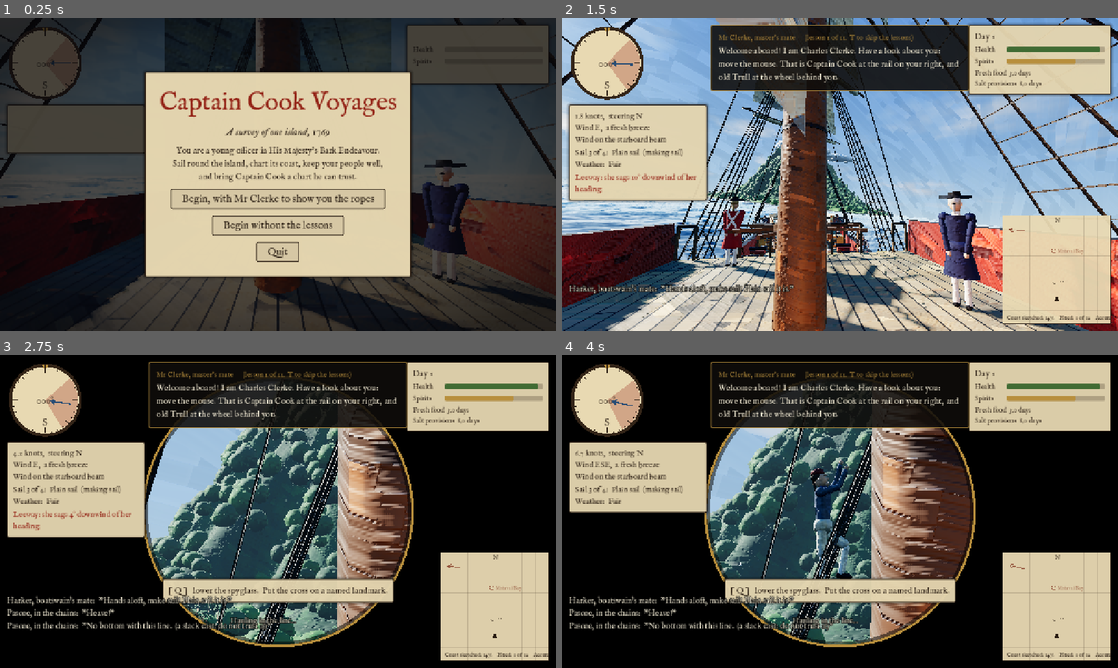
Above: before the commit, frames 1-4 (two rows, left to right).
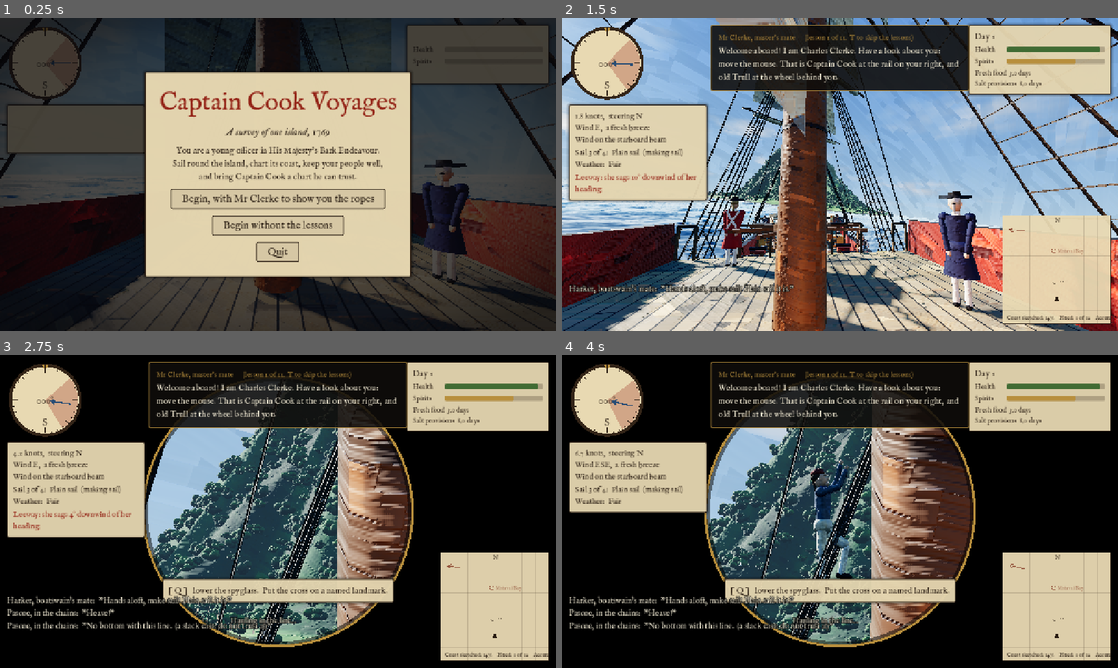
Above: after the commit, the same moments.

Repository: perkinscole/captain_cook
Game: Godot game, scene res://main.tscn
Same seed, same stepped clock (60 frames per second), same inputs: the game is played once before the commit and once after it.
Inputs (mouse positions are in pixels of both pictures, inside the frame that each line leads up to):
- Up to frame 1 (0.25 s): no input
- Up to frame 2 (1.5 s): click "Begin, with Mr Clerke to show…" at 0.5 s; tap Enter at 1.25 s; move the mouse to (867, 174) at 1.27 s; hold Up from 1.28 s (still down); tap P at 1.35 s
- Up to frame 3 (2.75 s): keep holding Up; tap Space at 1.52, 1.82, 2.27, 2.57 s; move the mouse to (250, 511) at 2.02 s; tap Q at 2.1 s
- Up to frame 4 (4 s): keep holding Up; move the mouse to (851, 505) at 2.77 s; tap F at 2.85 s; move the mouse to (834, 517) at 3.52 s; tap E at 3.6 s; tap Space at 3.77 s

The runs differ from the first frame. In frame 1, less than 0.1% of the frame differs, in the area x 37-39%, y 10-16%; in frame 2, 0.8%; in frame 3, 6.2%, in the area x 26-61%, y 23-93%; in frame 4, 5.1%.

Commit message:
Give the island form: shaded valleys, real trees, houses, soft smoke
Remove the cloud blobs on the peak. Deepen valleys and crags and paint
shadow into valleys and light onto ridge crests. Replace ball trees with
smaller clumped crowns that are darker beneath, far more of them, and
put grove trees on trunks. Build houses with pitched thatch roofs. Give
smoke and spray soft round puffs. Keep directional light and cloud
structure in a squall, and lay the dab filter only partly over the image.

Co-Authored-By: Claude Fable 5.2 <noreply@anthropic.com>
Claude-Session: https://claude.ai/code/session_01G38nkShD9pJZjTbbVyrU2i

Diff:
--- a/scripts/atmosphere.gd
+++ b/scripts/atmosphere.gd
@@ -9,7 +9,7 @@
 const FAIR_ZENITH := Color(0.13, 0.36, 0.78)
 const FAIR_HORIZON := Color(0.62, 0.80, 0.95)
 const FOUL_ZENITH := Color(0.08, 0.10, 0.13)
-const FOUL_HORIZON := Color(0.34, 0.36, 0.37)
+const FOUL_HORIZON := Color(0.46, 0.49, 0.51)
 const LOW_SUN := Color(1.0, 0.88, 0.70)
 const HIGH_SUN := Color(1.0, 0.97, 0.90)
 
@@ -85,17 +85,18 @@
 	# day, warmer and cooler by turns.
 	var height := 0.5 + 0.5 * sin(TAU * day_part)
 	_sun.light_color = LOW_SUN.lerp(HIGH_SUN, height)
-	_sun.light_energy = lerpf(1.6, 0.25, gloom)
+	# Even under a squall some light comes from one side, or nothing has form.
+	_sun.light_energy = lerpf(1.6, 0.6, gloom)
 
 	horizon = FAIR_HORIZON.lerp(LOW_SUN, 0.08 * (1.0 - height)).lerp(FOUL_HORIZON, gloom)
 	var blow := Compass.to_vector(wind_from) * -0.013
 	_sky_mat.set_shader_parameter("zenith", FAIR_ZENITH.lerp(FOUL_ZENITH, gloom))
 	_sky_mat.set_shader_parameter("horizon", horizon)
-	_sky_mat.set_shader_parameter("coverage", lerpf(0.45, 0.92, gloom))
+	_sky_mat.set_shader_parameter("coverage", lerpf(0.45, 0.8, gloom))
 	_sky_mat.set_shader_parameter("cloud_shade",
 			Color(0.55, 0.61, 0.74).lerp(Color(0.14, 0.15, 0.18), gloom))
 	_sky_mat.set_shader_parameter("cloud_lit",
-			Color(1.0, 0.98, 0.94).lerp(Color(0.45, 0.46, 0.48), gloom))
+			Color(1.0, 0.98, 0.94).lerp(Color(0.58, 0.60, 0.63), gloom))
 	_sky_mat.set_shader_parameter("drift", blow)
 	_sky_mat.set_shader_parameter("cloud_time", _cloud_time)
 
@@ -106,4 +107,4 @@
 	_env.volumetric_fog_albedo = horizon.lerp(Color(1.0, 1.0, 1.0), 0.3)
 	_env.volumetric_fog_density = lerpf(0.0003, 0.014, thick) * (1.0 - 0.8 * shelter)
 	_env.volumetric_fog_sky_affect = lerpf(0.1, 1.0, thick)
-	_env.ambient_light_energy = lerpf(0.8, 0.1, shelter)
+	_env.ambient_light_energy = lerpf(lerpf(0.8, 0.5, gloom), 0.1, shelter)
--- a/scripts/deck_effects.gd
+++ b/scripts/deck_effects.gd
@@ -21,6 +21,7 @@
 	white.shading_mode = BaseMaterial3D.SHADING_MODE_UNSHADED
 	white.billboard_mode = BaseMaterial3D.BILLBOARD_PARTICLES
 	white.billboard_keep_scale = true
+	white.albedo_texture = Paint.soft_dot()
 
 	var drop := QuadMesh.new()
 	drop.size = Vector2(0.45, 0.45)
--- a/scripts/island.gd
+++ b/scripts/island.gd
@@ -24,7 +24,7 @@
 const PALMS := 340
 const GROVE_TREES := 260
 const LANDMARK_EVERY := 15  ## one landmark every 15 coast points (30 degrees)
-const TREES := 2600
+const TREES := 4200
 const WATERFALL_SHADER := preload("res://shaders/waterfall.gdshader")
 const SURF_SHADER := preload("res://shaders/surf.gdshader")
 ## The island is a stand-in for Tahiti: the shape is made up, not the real
@@ -50,7 +50,6 @@
 var _noise: FastNoiseLite
 var _trunk_mesh: CylinderMesh
 var _crown_mesh: ArrayMesh
-var _clouds: Node3D
 var _bark: ShaderMaterial
 var _fronds: ShaderMaterial
 var _radii := PackedFloat32Array()
@@ -122,12 +121,6 @@
 	_build_waterfalls()
 	_build_villages(noise_seed)
 	_build_fort()
-	_build_peak_clouds()
-
-
-func _process(delta: float) -> void:
-	if _clouds != null:
-		_clouds.rotation.y += delta * 0.008   # the cloud on the peak drifts round it
 
 
 ## How deeply the land is cut by valleys along a bearing: near 0 on the
@@ -154,8 +147,10 @@
 	var m := _climb(t)
 	# Ridges and valleys radiate from the middle. They are deepest halfway up.
 	var carve := smoothstep(0.0, 0.3, _valley(a)) * sin(PI * clampf(m * 1.15, 0.0, 1.0))
-	var crags := 1.0 + 0.3 * _noise.get_noise_2d(x * 2.4 + 900.0, z * 2.4) * m
-	var h := 11.0 + PEAK_HEIGHT * pow(m, 1.2) * (1.0 - 0.6 * carve) * crags
+	# Broken ground: big crags, and smaller ones on top of them.
+	var crags := 1.0 + (0.4 * _noise.get_noise_2d(x * 2.4 + 900.0, z * 2.4)
+			+ 0.16 * _noise.get_noise_2d(x * 7.0, z * 7.0 + 300.0)) * m
+	var h := 11.0 + PEAK_HEIGHT * pow(m, 1.2) * (1.0 - 0.78 * carve) * crags
 	# A second, lower summit to one side, so the skyline is not a single cone.
 	var second := Vector2(cos(2.2), sin(2.2)) * BASE_RADIUS * 0.42
 	var off := Vector2(x, z).distance_to(second) / (BASE_RADIUS * 0.2)
@@ -300,23 +295,27 @@
 	return mesh
 
 
-## Forest on the mountain sides and breadfruit groves on the plain: many
-## tree crowns drawn as one batch.
+## Forest on the mountain sides and breadfruit groves on the plain. Each
+## tree is a clump of foliage, darker underneath; the grove trees stand on
+## trunks. All of them are drawn in batches.
 func _build_forest(forest_seed: int) -> void:
 	var rng := RandomNumberGenerator.new()
 	rng.seed = forest_seed + 7
-	var crown := SphereMesh.new()
-	crown.radius = 1.0
-	crown.height = 1.7
-	crown.radial_segments = 6
-	crown.rings = 3
-	crown.material = Paint.material(Color(1.0, 1.0, 1.0), 0.4, 0.8)
-
-	var batch := MultiMesh.new()
-	batch.transform_format = MultiMesh.TRANSFORM_3D
-	batch.use_colors = true
-	batch.mesh = crown
-	batch.instance_count = TREES + GROVE_TREES
+	var foliage := _clump_mesh()
+	var leaves := Paint.material(Color(1.0, 1.0, 1.0), 0.4, 0.8)
+	leaves.set_shader_parameter("shade_below", 0.55)
+	leaves.set_shader_parameter("variation", 0.22)
+	foliage.surface_set_material(0, leaves)
+
+	var crowns := MultiMesh.new()
+	crowns.transform_format = MultiMesh.TRANSFORM_3D
+	crowns.use_colors = true
+	crowns.mesh = foliage
+	crowns.instance_count = TREES + GROVE_TREES
+	var trunks := MultiMesh.new()
+	trunks.transform_format = MultiMesh.TRANSFORM_3D
+	trunks.mesh = _trunk_mesh
+	trunks.instance_count = GROVE_TREES
 	for n in TREES + GROVE_TREES:
 		var grove := n >= TREES
 		var a := rng.randf_range(0.0, TAU)
@@ -330,18 +329,45 @@
 			a += 0.3
 		var r := coast_radius(a) * t
 		var world := Vector2(position.x + cos(a) * r, position.z + sin(a) * r)
-		var size := rng.randf_range(5.0, 8.5) if grove else rng.randf_range(3.5, 7.5)
-		var at := Vector3(cos(a) * r, surface_height(world) + size * 0.45, sin(a) * r)
-		var shape := Basis.from_scale(Vector3(size, size * rng.randf_range(0.8, 1.3), size))
-		batch.set_instance_transform(n, Transform3D(shape, at))
+		var ground := surface_height(world)
+		var size := rng.randf_range(2.6, 3.8) if grove else rng.randf_range(2.0, 4.2)
+		var lift := rng.randf_range(3.5, 5.0) if grove else size * 0.35
+		var shape := Basis.from_euler(Vector3(0.0, rng.randf_range(0.0, TAU), 0.0)) \
+				* Basis.from_scale(Vector3(size, size * rng.randf_range(0.75, 1.15), size))
+		crowns.set_instance_transform(n, Transform3D(shape,
+				Vector3(cos(a) * r, ground + lift, sin(a) * r)))
 		var green := rng.randf_range(0.0, 1.0)
-		var leaf := Color(0.09 + 0.09 * green, 0.24 + 0.14 * green, 0.09)
+		var leaf := Color(0.08 + 0.10 * green, 0.22 + 0.16 * green, 0.08 + 0.03 * green)
 		if grove:
-			leaf = Color(0.14 + 0.08 * green, 0.34 + 0.12 * green, 0.10)
-		batch.set_instance_color(n, leaf)
-	var forest := MultiMeshInstance3D.new()
-	forest.multimesh = batch
-	add_child(forest)
+			leaf = Color(0.13 + 0.10 * green, 0.32 + 0.14 * green, 0.09)
+			trunks.set_instance_transform(n - TREES, Transform3D(
+					Basis.from_scale(Vector3(0.34, lift, 0.34)),
+					Vector3(cos(a) * r, ground + lift * 0.5, sin(a) * r)))
+		crowns.set_instance_color(n, leaf)
+	for batch: MultiMesh in [crowns, trunks]:
+		var stand := MultiMeshInstance3D.new()
+		stand.multimesh = batch
+		add_child(stand)
+
+
+## The head of a tree: several rounded masses of leaves run together, so
+## that no tree is a ball.
+func _clump_mesh() -> ArrayMesh:
+	var ball := SphereMesh.new()
+	ball.radius = 1.0
+	ball.height = 2.0
+	ball.radial_segments = 8
+	ball.rings = 4
+	var masses: Array[Vector4] = [
+		Vector4(0.0, 0.0, 0.0, 0.85), Vector4(0.7, 0.2, 0.2, 0.62), Vector4(-0.62, 0.12, -0.38, 0.66),
+		Vector4(0.1, 0.5, -0.55, 0.55), Vector4(-0.2, 0.52, 0.5, 0.58), Vector4(0.35, -0.1, -0.6, 0.5),
+	]
+	var st := SurfaceTool.new()
+	st.begin(Mesh.PRIMITIVE_TRIANGLES)
+	for mass in masses:
+		st.append_from(ball, 0, Transform3D(
+				Basis.from_scale(Vector3(mass.w, mass.w * 0.8, mass.w)), Vector3(mass.x, mass.y, mass.z)))
+	return st.commit()
 
 
 ## A band of breaking water all round the shore.
@@ -489,7 +515,8 @@
 func _build_villages(village_seed: int) -> void:
 	var rng := RandomNumberGenerator.new()
 	rng.seed = village_seed + 31
-	var thatch := Paint.material(Color(0.62, 0.50, 0.28), 0.35, 0.9)
+	var thatch := Paint.material(Color(0.52, 0.45, 0.28), 0.35, 0.9)
+	thatch.set_shader_parameter("shade_below", 0.3)
 	var wood := Paint.material(Color(0.36, 0.24, 0.14), 0.3, 0.85)
 	var near_landing := keep_clear_angle if keep_clear_angle < 100.0 else 4.5
 	var sites: Array[float] = [near_landing + 0.42, near_landing - 0.5, 0.7, 2.5, 3.6]
@@ -503,11 +530,23 @@
 			house.position = foot
 			house.rotation.y = rng.randf_range(0.0, PI)
 			add_child(house)
-			var long := rng.randf_range(3.0, 4.6)
-			_lump(house, Vector3(long, 1.6, 2.0), Vector3(0.0, 2.1, 0.0), thatch)
-			for post_x: float in [-0.75, 0.0, 0.75]:
-				for post_z: float in [-1.5, 1.5]:
-					_post(house, Vector3(post_x * long, 1.0, post_z), 2.0, 0.09, wood)
+			# A long house: a steep thatched roof coming low over open sides,
+			# held up on posts, with a rounded end.
+			var long := rng.randf_range(6.0, 9.0)
+			var roof := MeshInstance3D.new()
+			var pitch := PrismMesh.new()
+			pitch.size = Vector3(4.6, 2.3, long)
+			roof.mesh = pitch
+			roof.material_override = thatch
+			roof.position = Vector3(0.0, 2.75, 0.0)
+			house.add_child(roof)
+			_lump(house, Vector3(2.2, 1.15, 1.4), Vector3(0.0, 2.2, long * 0.5), thatch)
+			for post_x: float in [-1.8, 1.8]:
+				for k in 4:
+					_post(house, Vector3(post_x, 0.8, lerpf(-long * 0.45, long * 0.45, k / 3.0)),
+							1.6, 0.08, wood)
+			for post_z: float in [-0.3, 0.3]:
+				_post(house, Vector3(0.0, 1.3, post_z * long), 2.6, 0.1, wood)
 		# Canoes hauled up above the tide: a slim hull and an outrigger float.
 		for n in 3:
 			var a := site + (n - 1) * 0.035
@@ -525,11 +564,12 @@
 		var r_fire := coast_radius(site) * 0.9
 		var smoke := CPUParticles3D.new()
 		var puff_mat := StandardMaterial3D.new()
-		puff_mat.albedo_color = Color(0.85, 0.85, 0.88, 0.22)
+		puff_mat.albedo_color = Color(0.85, 0.85, 0.88, 0.3)
 		puff_mat.transparency = BaseMaterial3D.TRANSPARENCY_ALPHA
 		puff_mat.shading_mode = BaseMaterial3D.SHADING_MODE_UNSHADED
 		puff_mat.billboard_mode = BaseMaterial3D.BILLBOARD_PARTICLES
 		puff_mat.billboard_keep_scale = true
+		puff_mat.albedo_texture = Paint.soft_dot()
 		var puff := QuadMesh.new()
 		puff.size = Vector2(5.0, 5.0)
 		puff.material = puff_mat
@@ -585,25 +625,6 @@
 	fort.add_child(flag)
 
 
-## The cloud that gathers on a high island's peak most afternoons.
-func _build_peak_clouds() -> void:
-	_clouds = Node3D.new()
-	_clouds.position = Vector3(0.0, PEAK_HEIGHT * 0.86, 0.0)
-	add_child(_clouds)
-	var white := Paint.material(Color(0.96, 0.96, 0.97), 6.0, 1.0)
-	white.set_shader_parameter("variation", 0.06)
-	white.set_shader_parameter("ground", 0.0)
-	var rng := RandomNumberGenerator.new()
-	rng.seed = 88
-	for k in 9:
-		var a := TAU * k / 9.0 + rng.randf_range(-0.3, 0.3)
-		var out := rng.randf_range(30.0, 95.0)
-		var blob := _lump(_clouds, Vector3(rng.randf_range(38.0, 62.0), rng.randf_range(11.0, 18.0),
-				rng.randf_range(30.0, 46.0)), Vector3(cos(a) * out, rng.randf_range(-8.0, 12.0),
-				sin(a) * out), white)
-		blob.cast_shadow = GeometryInstance3D.SHADOW_CASTING_SETTING_OFF
-
-
 ## A rounded lump, given by its half-size along each axis.
 func _lump(parent: Node3D, radii: Vector3, pos: Vector3, mat: Material) -> MeshInstance3D:
 	var inst := MeshInstance3D.new()
@@ -654,5 +675,10 @@
 	var green := Color(0.12, 0.30, 0.12).lerp(Color(0.30, 0.42, 0.18), smoothstep(0.25, 0.65, m))
 	green = green.darkened(0.3 * smoothstep(0.12, 0.35, valley))
 	var bare := smoothstep(0.6, 0.92, m) + 0.6 * (1.0 - smoothstep(0.0, 0.1, valley)) * m
-	return green.lerp(Color(0.34, 0.31, 0.28).lerp(Color(0.46, 0.42, 0.38), 0.5 + 0.5 * patchy),
+	var land := green.lerp(Color(0.34, 0.31, 0.28).lerp(Color(0.46, 0.42, 0.38), 0.5 + 0.5 * patchy),
 			clampf(bare, 0.0, 1.0))
+	# Paint the form in: valleys in shadow, ridge crests catching the light.
+	# This is what a painter does so that a mountain reads in any weather.
+	var depth := smoothstep(0.08, 0.34, valley) * sin(PI * clampf(m * 1.15, 0.0, 1.0))
+	var crest := (1.0 - smoothstep(0.0, 0.07, valley)) * smoothstep(0.1, 0.5, m)
+	return land.darkened(0.45 * depth).lightened(0.22 * crest)
--- a/scripts/paint.gd
+++ b/scripts/paint.gd
@@ -18,6 +18,22 @@
 	return mat
 
 
+## A round white spot that fades out softly to its edge: the shape of a
+## puff of smoke or a drop of spray.
+static func soft_dot() -> GradientTexture2D:
+	var fade := Gradient.new()
+	fade.set_color(0, Color(1.0, 1.0, 1.0, 1.0))
+	fade.set_color(1, Color(1.0, 1.0, 1.0, 0.0))
+	var dot := GradientTexture2D.new()
+	dot.gradient = fade
+	dot.fill = GradientTexture2D.FILL_RADIAL
+	dot.fill_from = Vector2(0.5, 0.5)
+	dot.fill_to = Vector2(1.0, 0.5)
+	dot.width = 64
+	dot.height = 64
+	return dot
+
+
 ## Skin: smooth, blended paint with no dark gaps, the way a portrait painter
 ## works a face, so that features stay readable.
 static func skin(colour: Color) -> ShaderMaterial:
--- a/shaders/painted.gdshader
+++ b/shaders/painted.gdshader
@@ -12,6 +12,8 @@
 uniform float ground : hint_range(0.0, 0.5) = 0.18;     // how dark the gaps between strokes are
 uniform float roughness : hint_range(0.0, 1.0) = 0.6;    // oil paint has a soft shine
 uniform float metallic : hint_range(0.0, 1.0) = 0.0;
+// Darkens the underside of a thing, as leaves are darker beneath a tree.
+uniform float shade_below : hint_range(0.0, 1.0) = 0.0;
 
 varying vec3 object_pos;
 varying vec3 object_normal;
@@ -28,7 +30,9 @@
 void fragment() {
 	float screen_px = 70.0 * VIEWPORT_SIZE.y / 720.0;
 	vec4 paint = paint_on(object_pos, normalize(object_normal), stroke, screen_px);
-	ALBEDO = paint_colour(tint * COLOR.rgb, paint, variation, object_pos, ground);
+	vec3 base = tint * COLOR.rgb;
+	base *= 1.0 - shade_below * (1.0 - smoothstep(-0.7, 0.6, normalize(object_normal).y));
+	ALBEDO = paint_colour(base, paint, variation, object_pos, ground);
 	NORMAL = paint_relief(normalize(NORMAL), VERTEX, paint, relief);
 	ROUGHNESS = roughness;
 	METALLIC = metallic;
--- a/shaders/painterly.gdshader
+++ b/shaders/painterly.gdshader
@@ -11,6 +11,7 @@
 
 uniform sampler2D screen_tex : hint_screen_texture, repeat_disable, filter_linear;
 uniform float brush = 3.0;        // size of a dab, in pixels on a 720-line screen
+uniform float amount : hint_range(0.0, 1.0) = 0.45;   // how much of the dab replaces the picture
 uniform float crispness = 2.0;    // how strongly calm wedges win over busy ones
 
 void fragment() {
@@ -37,5 +38,8 @@
 		total += mean * weight;
 		weight_sum += weight;
 	}
-	COLOR = vec4(total / max(weight_sum, 0.00001), 1.0);
+	// The surfaces are already painted in strokes; too much smoothing on top
+	// turns them to mush, so the dabs are only laid partly over the picture.
+	vec3 sharp = texture(screen_tex, SCREEN_UV).rgb;
+	COLOR = vec4(mix(sharp, total / max(weight_sum, 0.00001), amount), 1.0);
 }
